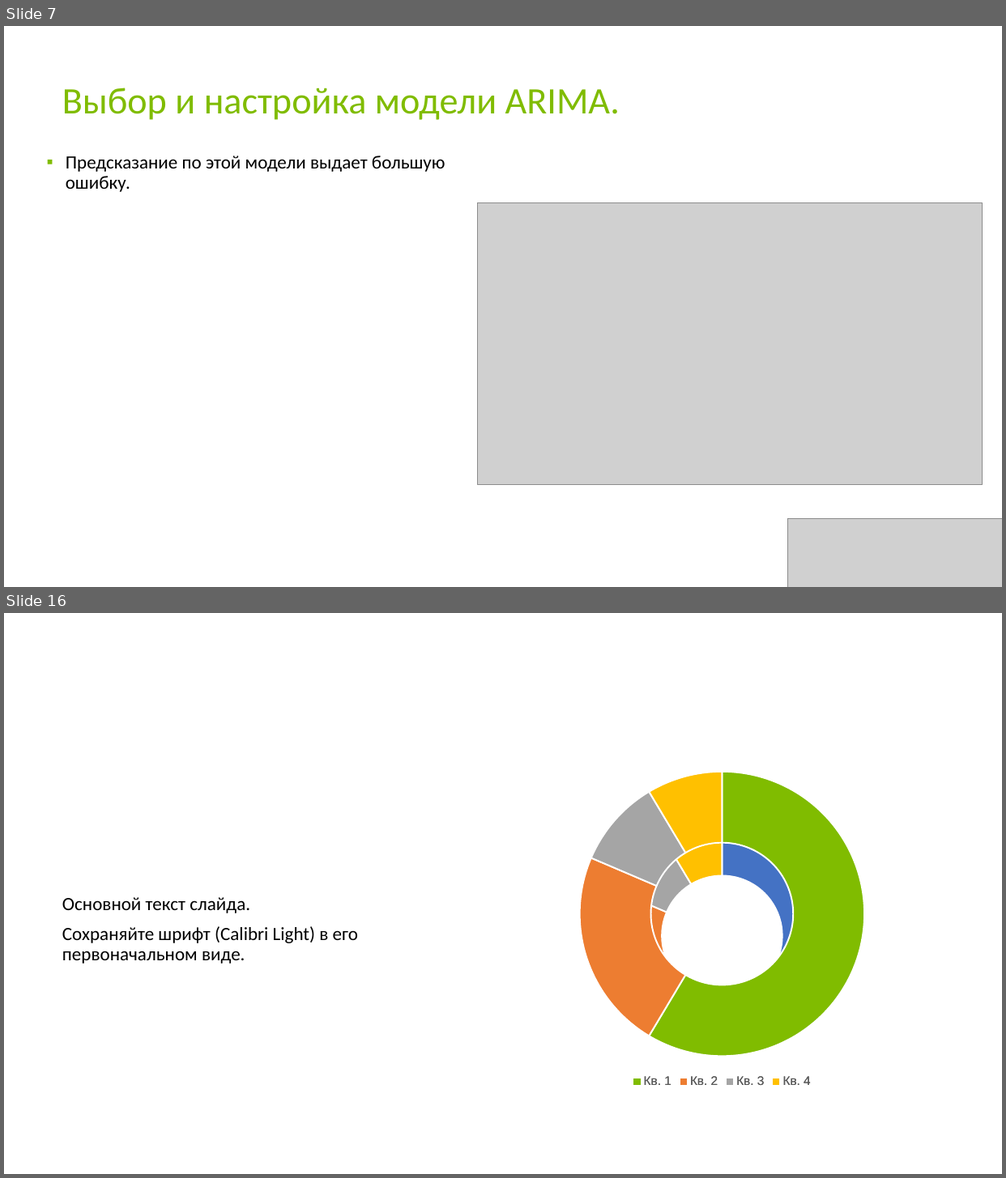
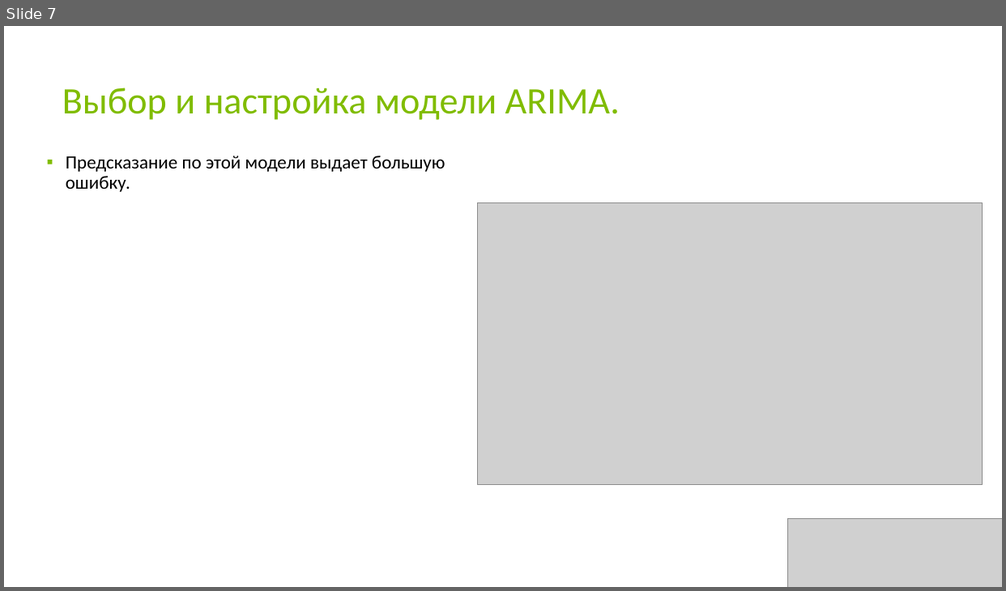
Before and after one commit to KseniyaSilenkova/-Final_examination_Switzerland, a slide deck: Презентация.pptx. Shown one above the other, each under a label of ours: slides 7 and 16 before the commit, slide 7 after it; the slides between them are not shown. The pictures are 1006x1178 and 1006x591 pixels, drawn with LibreOffice and Linux fonts; fonts in the diff are those of the drawing; grey boxes stand for pictures. Boxes give left, top, right and bottom in pixels: in the first picture for what was removed or moved away, otherwise in the second. Text is boxed around its words. In the diff, an @@ line names an element or a change of style, - is before the commit and + after.

```diff
--- a/Презентация.pptx
+++ b/Презентация.pptx
@@ slide 16 removed at <box>4,613,1002,1174</box>, background #FFFFFF @@
@@ doughnut chart removed at <box>552,761,893,1092</box> @@
-title "Продажи"
-categories: Кв. 1, Кв. 2, Кв. 3, Кв. 4
-Продажи: 59, 23, 10, 9
@@ doughnut chart removed at <box>552,761,893,1092</box> @@
-title " "
-categories: Кв. 1, Кв. 2, Кв. 3, Кв. 4
-Series 1: 59, 23, 10, 9
@@ text removed at <box>62,897,358,964</box> @@
-Основной текст слайда.
-Сохраняйте шрифт (Calibri Light) в его первоначальном виде.
```
Also in this commit, not shown: 1 slide changed, 4 slides added, 16 other slides removed.
